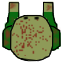
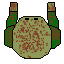
Two versions of the same layered image (64×64). Layer-by-layer changes:
removed layer "Layer 0" over [10,14,54,62]
removed layer "Layer 1" over [2,16,61,51]
removed layer "Layer 3 copy" over [40,1,58,36]
removed layer "Layer 3" over [4,1,22,36]
added layer "Layer 5" above "Layer 6" over [12,16,52,59]
added layer "Layer 6" above "Layer 7" over [4,25,61,49]
added layer "Layer 7" above "Layer 8" over [47,2,59,31]
added layer "Layer 8" over [6,2,18,31]
